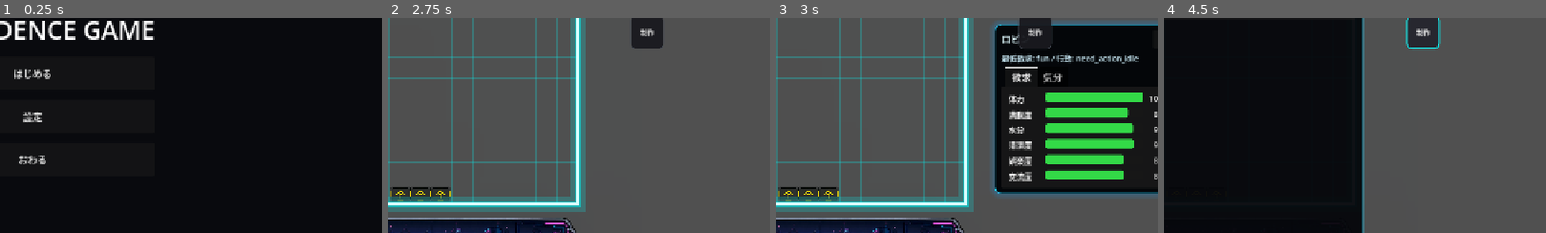
Above: before the commit, frames 1-4 (left to right).
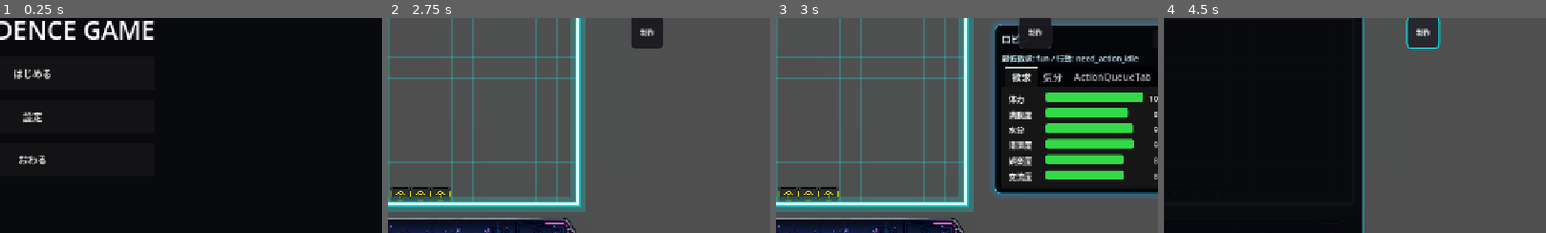
Above: after the commit, the same moments.

Repository: grimoire1089-coder/optimistic
Game: Godot game, scene res://Scenes/Boot/TitleScene.tscn
Same seed, same stepped clock (60 frames per second), same inputs: the game is played once before the commit and once after it. Sound files missing from this copy of the repository are replaced by a short silence.
Inputs:
- Up to frame 1 (0.25 s): no input
- Up to frame 2 (2.75 s): click "はじめる" at 0.5 s; click "BGM" at 1.25 s; click "OFF" at 2 s
- Up to frame 3 (3 s): click "ロビン" at 2.75 s
- Up to frame 4 (4.5 s): click "×" at 3.5 s; click "制作" at 4.25 s
The pictures show only the part of the screen within x 46-96%, y 32-82%; the shares and areas given below are measured in that part.

Frames 1-2 are identical in both runs. In frame 3, 0.5% of the frame differs, in the area x 78-98%, y 25-30%; in frame 4, nothing differs.

Commit message:
Add action queue tab to AI character HUD

Diff:
--- a/Scenes/UI/HUD/AICharacterHud.tscn
+++ b/Scenes/UI/HUD/AICharacterHud.tscn
@@ -84,3 +84,20 @@
 
 [node name="CharacterMoodPanel" parent="MarginContainer/Rows/Tabs/MoodTab" instance=ExtResource("3_mood_panel")]
 layout_mode = 2
+
+[node name="ActionQueueTab" type="MarginContainer" parent="MarginContainer/Rows/Tabs"]
+visible = false
+layout_mode = 2
+theme_override_constants/margin_left = 2
+theme_override_constants/margin_top = 2
+theme_override_constants/margin_right = 2
+theme_override_constants/margin_bottom = 2
+
+[node name="ActionQueueScroll" type="ScrollContainer" parent="MarginContainer/Rows/Tabs/ActionQueueTab"]
+layout_mode = 2
+horizontal_scroll_mode = 0
+
+[node name="ActionQueueRows" type="VBoxContainer" parent="MarginContainer/Rows/Tabs/ActionQueueTab/ActionQueueScroll"]
+layout_mode = 2
+size_flags_horizontal = 3
+theme_override_constants/separation = 5
